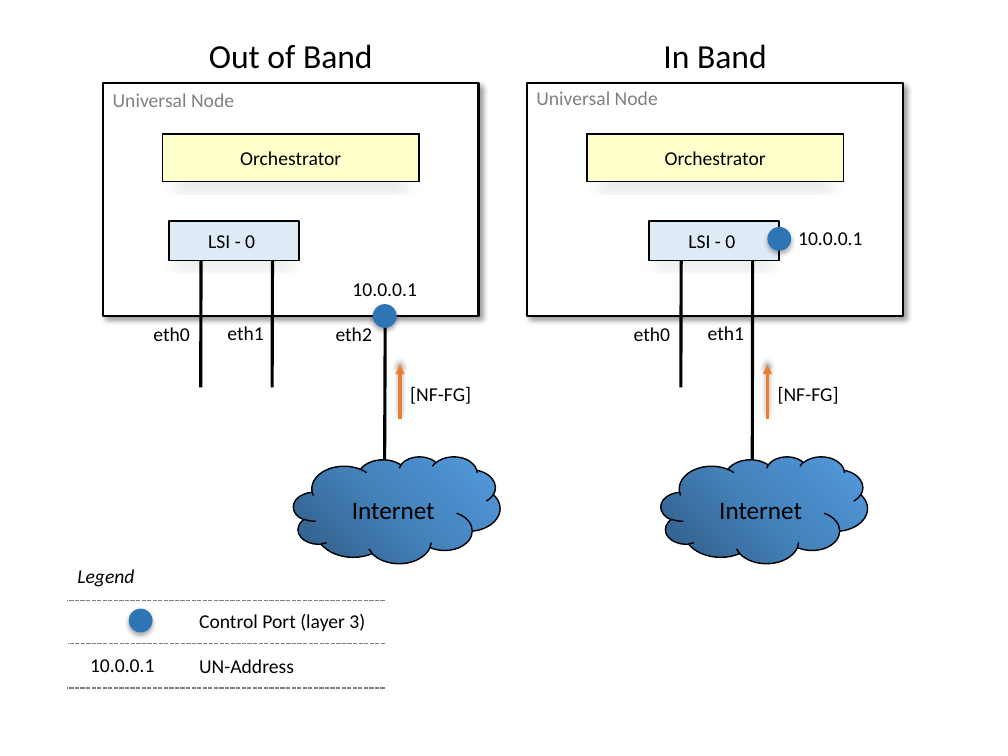
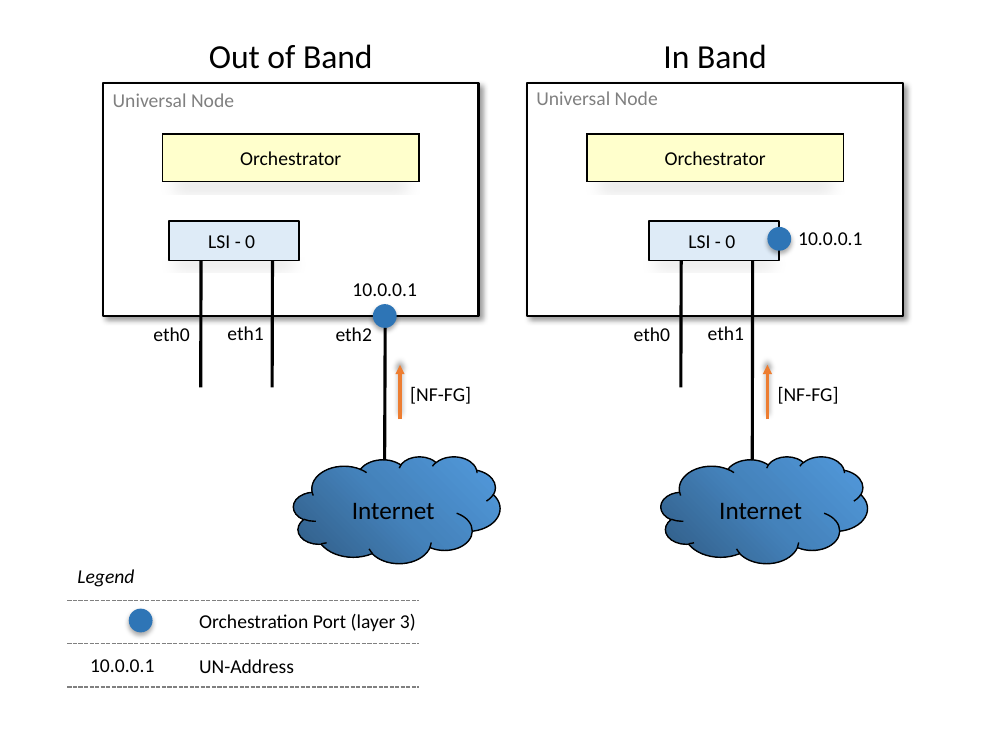
Before and after one commit to wfailla/un-orchestrator, a slide deck: slide 5 of images/Pictures.pptx. Drawn at 1008x756 pixels with LibreOffice and Linux fonts; fonts in the diff are those of the drawing. Boxes give left, top, right and bottom in pixels: in the first picture for what was removed or moved away, otherwise in the second. Text is boxed around its words. In the diff, an @@ line names an element or a change of style, - is before the commit and + after.

```diff
--- a/images/Pictures.pptx
+++ b/images/Pictures.pptx
@@ line moved from (385, 600) - (68, 600) to (68, 600) - (419, 600) @@
@@ text at (199,614,416,631): text changed @@
-Control Port (layer 3)
+Orchestration Port (layer 3)
@@ line moved from (385, 643) - (68, 643) to (68, 643) - (419, 643) @@
@@ line moved from (385, 688) - (68, 688) to (68, 687) - (419, 687) @@
```
Also in this commit, not shown: 1 other file.
